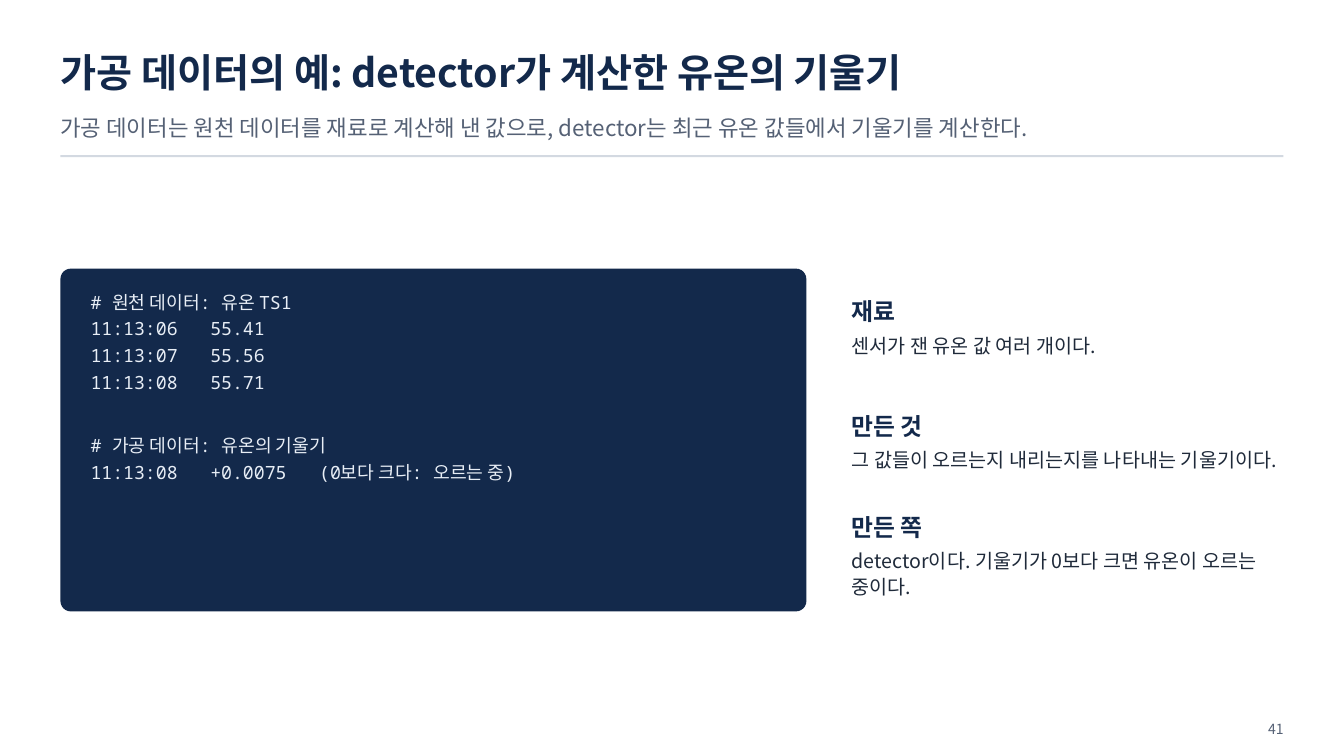
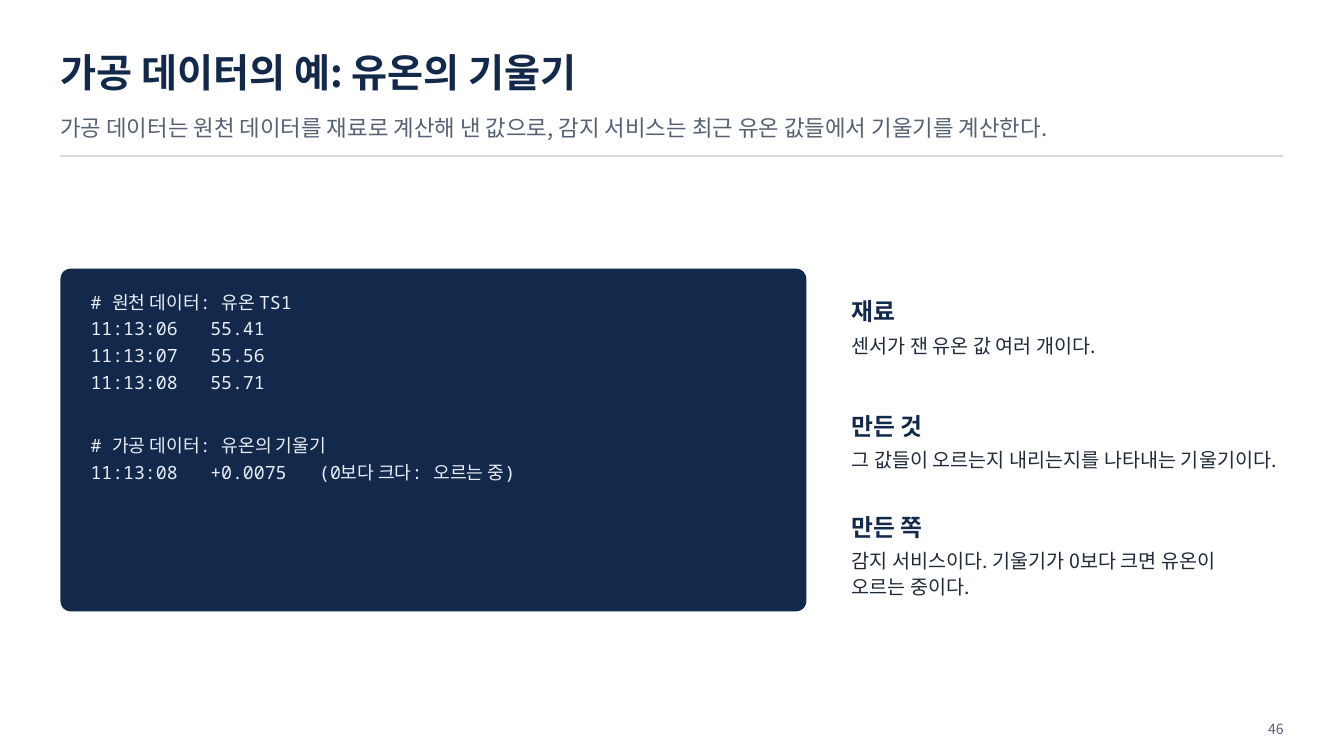
Before and after one commit to uengine-oss/hyd-iot-edu, a slide deck: slide 46 of course/slides/integrated/통합반_01일차.pptx (slide 41 before the commit). Drawn at 1344x756 pixels with LibreOffice and Linux fonts; fonts in the diff are those of the drawing. Boxes give left, top, right and bottom in pixels: in the first picture for what was removed or moved away, otherwise in the second. Text is boxed around its words. In the diff, an @@ line names an element or a change of style, - is before the commit and + after.

```diff
--- a/course/slides/integrated/통합반_01일차.pptx
+++ b/course/slides/integrated/통합반_01일차.pptx
@@ text at (60, 54, 577, 91): text changed @@
-가공 데이터의 예: detector가 계산한 유온의 기울기
+가공 데이터의 예: 유온의 기울기
@@ text at (60, 117, 1048, 140): text changed @@
-가공 데이터는 원천 데이터를 재료로 계산해 낸 값으로, detector는 최근 유온 값들에서 기울기를 계산한다.
+가공 데이터는 원천 데이터를 재료로 계산해 낸 값으로, 감지 서비스는 최근 유온 값들에서 기울기를 계산한다.
@@ text at (852, 551, 1215, 596): text changed @@
-detector이다. 기울기가 0보다 크면 유온이 오르는 중이다.
+감지 서비스이다. 기울기가 0보다 크면 유온이 오르는 중이다.
@@ text at (1268, 723, 1284, 734): text changed @@
-41
+46
```
Also in this commit, not shown: 70 other slides changed, 2 slides added, 5 slides removed, 9 other files.
